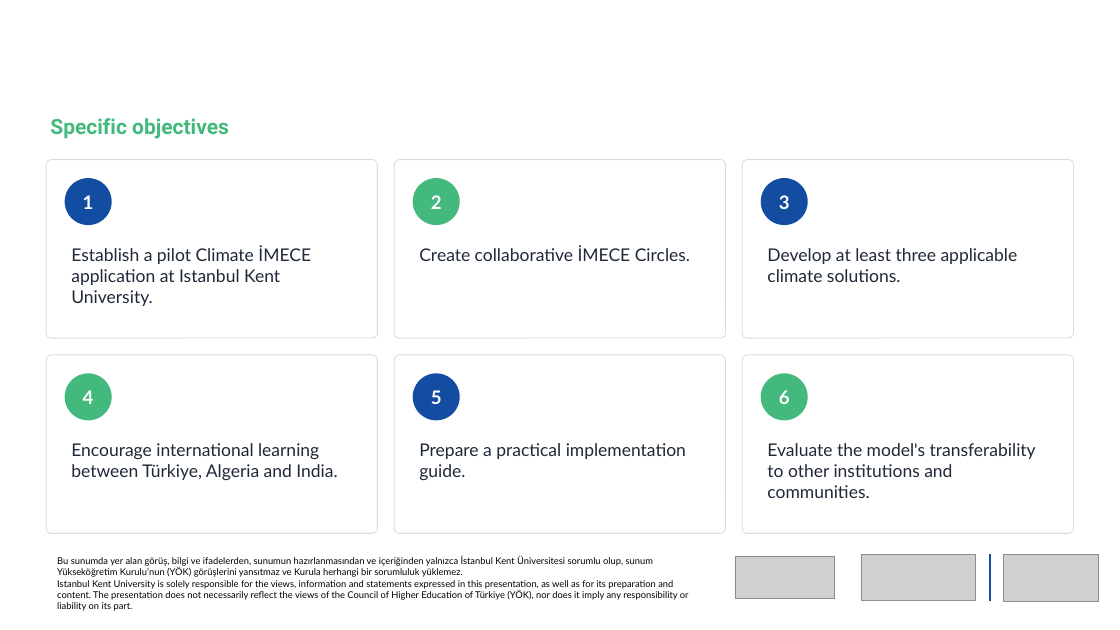
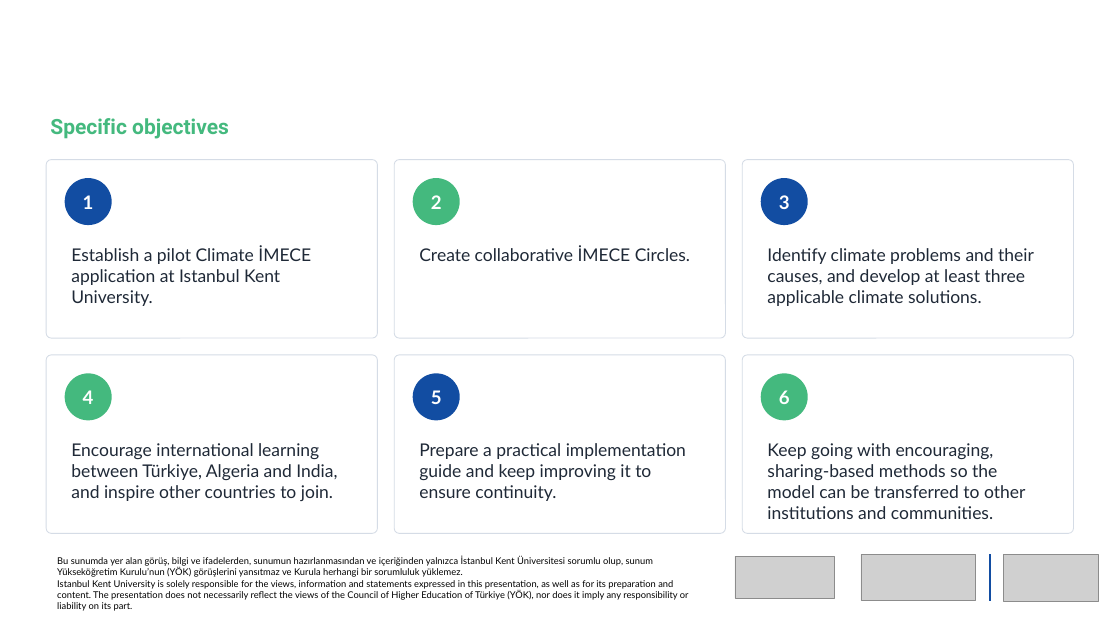
Before and after one commit to newtonsgrandson/cop-31-hayal-koksal, a slide deck: slide 12 of sunum/COP31_Climate_IMECE_Hayal_Koksal_EN.pptx (slide 13 before the commit). Drawn at 1120x630 pixels with LibreOffice and Linux fonts; fonts in the diff are those of the drawing; grey boxes stand for pictures; background and template pictures are left out. Boxes give left, top, right and bottom in pixels: in the first picture for what was removed or moved away, otherwise in the second. Text is boxed around its words. In the diff, an @@ line names an element or a change of style, - is before the commit and + after.

```diff
--- a/sunum/COP31_Climate_IMECE_Hayal_Koksal_EN.pptx
+++ b/sunum/COP31_Climate_IMECE_Hayal_Koksal_EN.pptx
@@ text at (x1=767, y1=248, x2=1034, y2=306): text changed @@
-Develop at least three applicable climate solutions.
+Identify climate problems and their causes, and develop at least three applicable climate solutions.
@@ text at (x1=71, y1=443, x2=337, y2=501): text changed @@
-Encourage international learning between Türkiye, Algeria and India.
+Encourage international learning between Türkiye, Algeria and India, and inspire other countries to join.
@@ text at (x1=419, y1=443, x2=686, y2=501): text changed @@
-Prepare a practical implementation guide.
+Prepare a practical implementation guide and keep improving it to ensure continuity.
@@ text at (x1=767, y1=443, x2=1025, y2=519): text changed @@
-Evaluate the model's transferability to other institutions and communities.
+Keep going with encouraging, sharing-based methods so the model can be transferred to other institutions and communities.
```
Also in this commit, not shown: 13 other slides changed, 27 other files.
